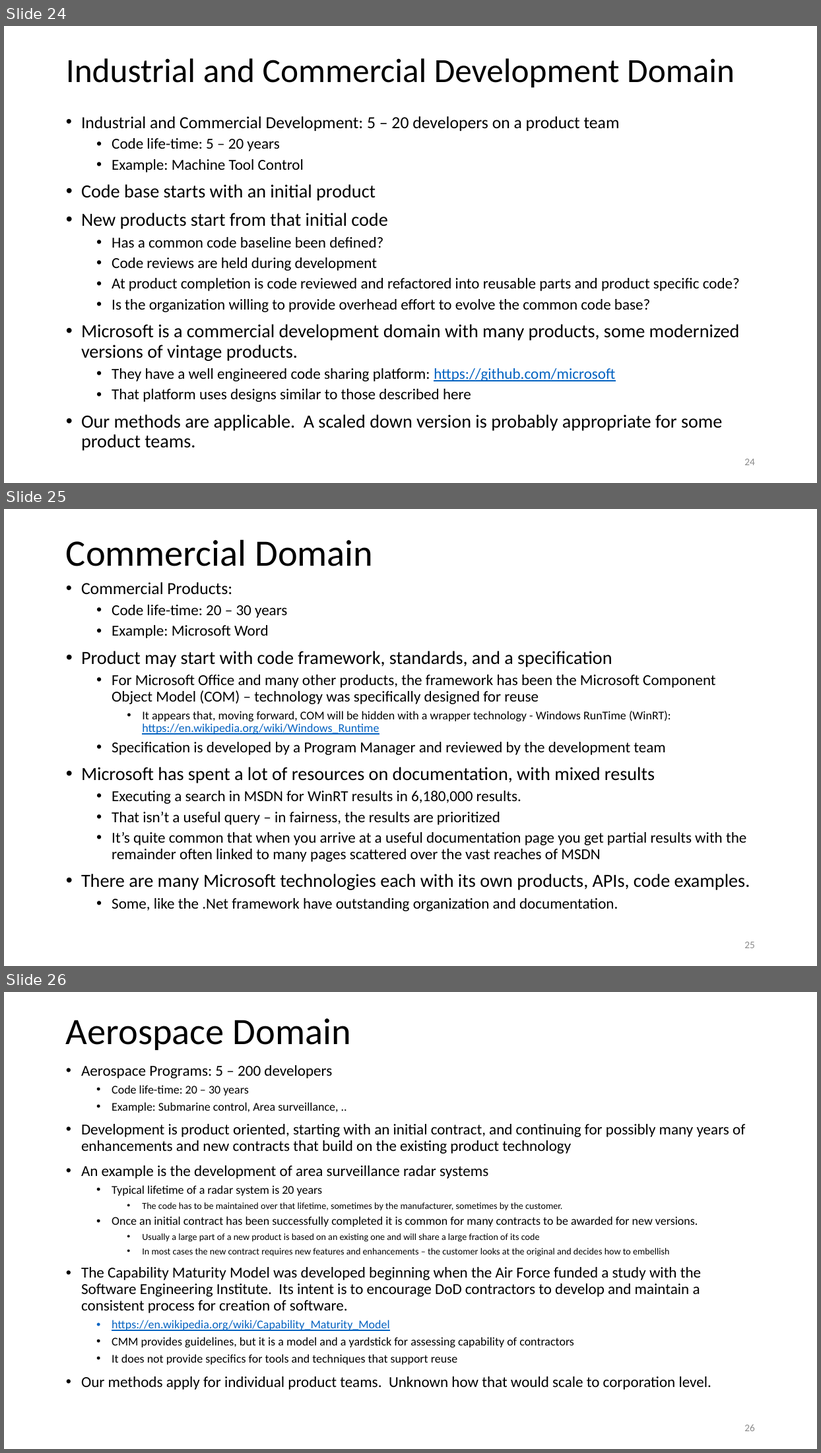
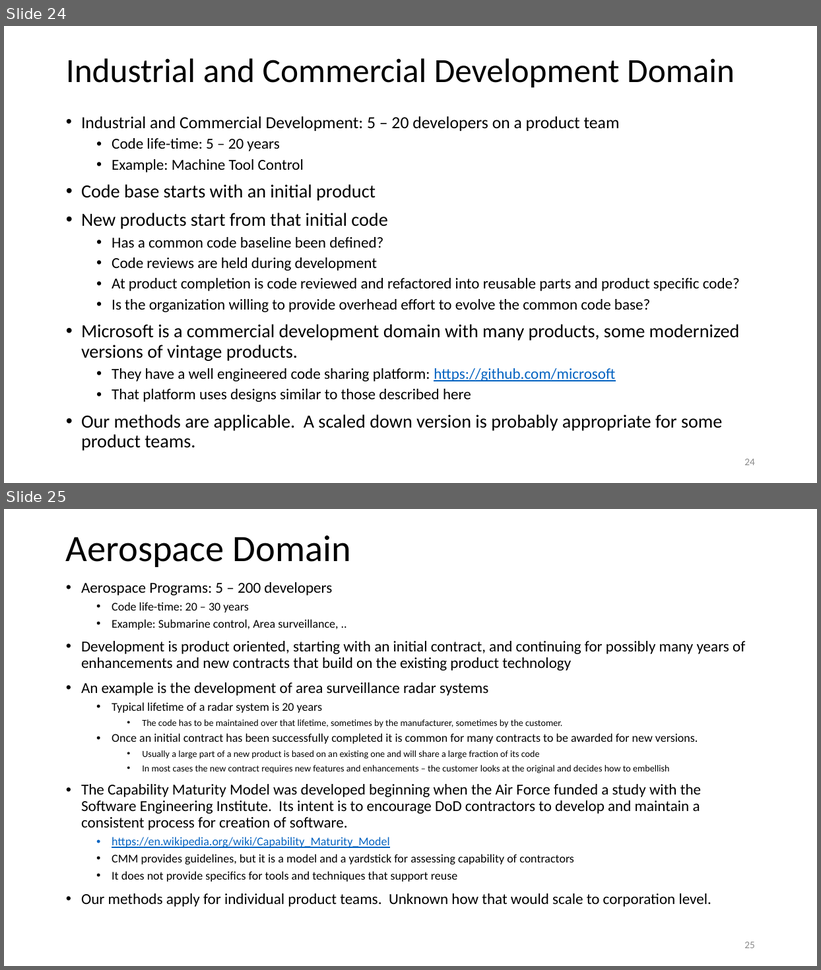
Before and after one commit to JimFawcett/JimFawcett.github.io, a slide deck: Resources/PublishingSourceCode.pptx. Shown one above the other, each under a label of ours: slides 24, 25 and 26 before the commit, slides 24 and 25 after it. The pictures are 821x1453 and 821x970 pixels, drawn with LibreOffice and Linux fonts; fonts in the diff are those of the drawing. Boxes give left, top, right and bottom in pixels: in the first picture for what was removed or moved away, otherwise in the second. Text is boxed around its words. In the diff, an @@ line names an element or a change of style, - is before the commit and + after.

Commit message:
removed one slide

```diff
--- a/Resources/PublishingSourceCode.pptx
+++ b/Resources/PublishingSourceCode.pptx
@@ slide 25 removed at (4, 509, 817, 966), background #FFFFFF @@
@@ title removed at (66, 539, 373, 566) @@
-Commercial Domain
@@ text removed at (81, 582, 750, 912) @@
-• Commercial Products:
-  • Code life-time: 20 – 30 years
-  • Example: Microsoft Word
-• Product may start with code framework, standards, and a specification
-  • For Microsoft Office and many other products, the framework has been the Microsoft Component Object Model (COM) – technology was specifically designed for reuse
-    • It appears that, moving forward, COM will be hidden with a wrapper technology - Windows RunTime (WinRT): https://en.wikipedia.org/wiki/Windows_Runtime
-  • Specification is developed by a Program Manager and reviewed by the development team
-• Microsoft has spent a lot of resources on documentation, with mixed results
-  • Executing a search in MSDN for WinRT results in 6,180,000 results.
-  • That isn’t a useful query – in fairness, the results are prioritized
-  • It’s quite common that when you arrive at a useful documentation page you get partial results with the remainder often linked to many pages scattered over the vast reaches of MSDN
-• There are many Microsoft technologies each with its own products, APIs, code examples.
-  • Some, like the .Net framework have outstanding organization and documentation.
@@ page number removed at (745, 942, 755, 949) @@
-25
@@ what was slide 26 is now slide 25 @@
@@ page number at (745, 942, 755, 949): text changed @@
-26
+25
```
Also in this commit, not shown: 1 other file.
